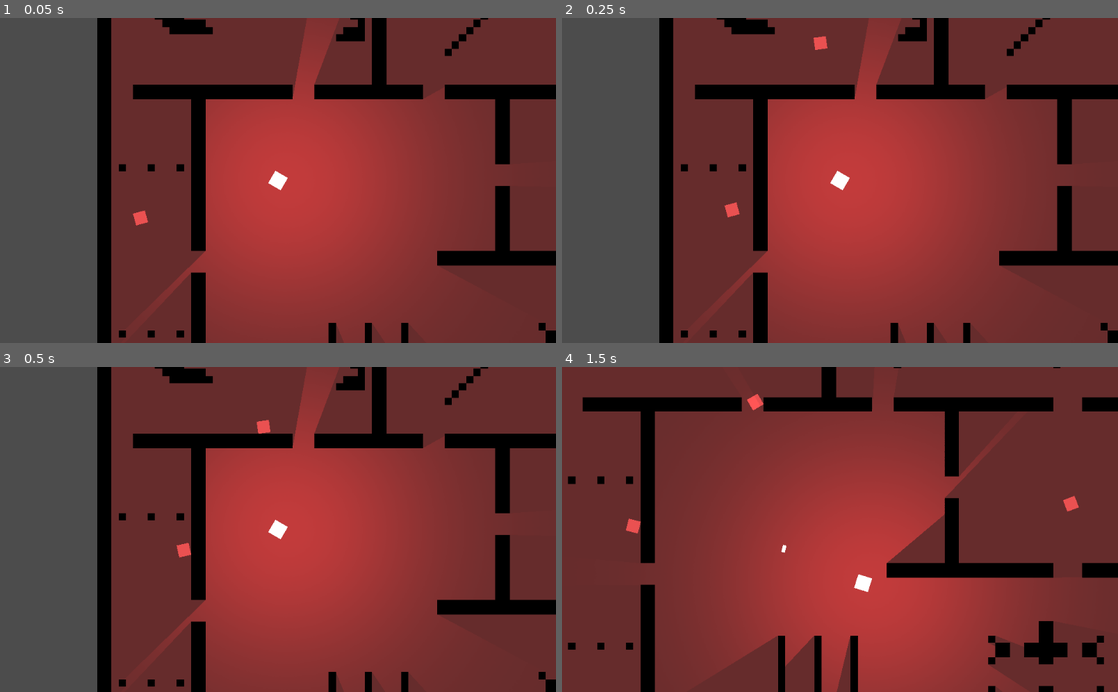
Above: before the commit, frames 1-4 (two rows, left to right).
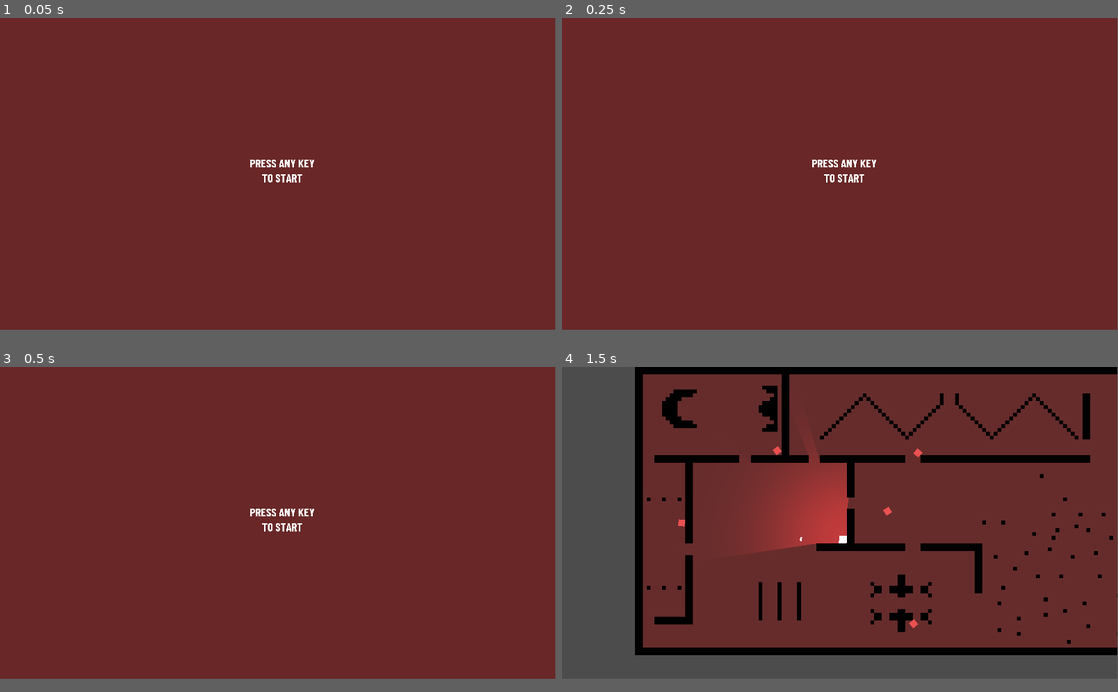
Above: after the commit, the same moments.

Repository: thundree/godot-practice
Game: Godot game, scene res://src/World.tscn
Same seed, same stepped clock (60 frames per second), same inputs: the game is played once before the commit and once after it.
Inputs (mouse positions are in pixels of both pictures, inside the frame that each line leads up to):
- Up to frame 1 (0.05 s): no input
- Up to frame 2 (0.25 s): no input
- Up to frame 3 (0.5 s): no input
- Up to frame 4 (1.5 s): tap Enter at 0.5, 0.6 s; move the mouse to (962, 513) at 0.52 s; hold D (right) 0.53-1.28 s; move the mouse to (728, 545) at 1.27 s; hold S (down) from 1.28 s (still down); click (728, 545) at 1.35 s
The window is 800x468 before the commit and 799x449 after it. Grey fills any space a smaller window leaves; there, only what the larger window draws over its background counts as a difference.

The runs differ from the first frame. In frame 1, 59% of the frame differs, in the area x 0-100%, y 0-100%; in frame 2, 59%; in frame 3, 59%; in frame 4, 60%.

Commit message:
TOPDOWN SHOOTER: Adds main menu and varios other features

Diff:
--- a/2d-topdown-shooter/project.godot
+++ b/2d-topdown-shooter/project.godot
@@ -16,6 +16,8 @@
 
 [display]
 
+window/size/width=1920
+window/size/height=1080
 window/size/borderless=true
 window/size/fullscreen=true
 
--- a/2d-topdown-shooter/src/Enemy.gd
+++ b/2d-topdown-shooter/src/Enemy.gd
@@ -6,7 +6,7 @@
 	pass # Replace with function body.
 
 
-func _physics_process(delta):
+func _physics_process(_delta):
 	var Player = get_parent().get_node("Player")
 
 	position += (Player.position - position) / 50
--- /dev/null
+++ b/2d-topdown-shooter/src/Match.tscn
@@ -0,0 +1,23 @@
+[gd_scene load_steps=3 format=2]
+
+[ext_resource path="res://src/Player.tscn" type="PackedScene" id=2]
+[ext_resource path="res://src/Enemy.tscn" type="PackedScene" id=3]
+
+[node name="Match" type="Node2D"]
+
+[node name="Player" parent="." instance=ExtResource( 2 )]
+
+[node name="Enemy1" parent="." instance=ExtResource( 3 )]
+position = Vector2( 800, 290 )
+
+[node name="Enemy2" parent="." instance=ExtResource( 3 )]
+position = Vector2( 631.363, 570.045 )
+
+[node name="Enemy3" parent="." instance=ExtResource( 3 )]
+position = Vector2( 973.045, 37.7 )
+
+[node name="Enemy4" parent="." instance=ExtResource( 3 )]
+position = Vector2( 170.752, 83.9499 )
+
+[node name="Enemy5" parent="." instance=ExtResource( 3 )]
+position = Vector2( 38.6096, 334.077 )
--- a/2d-topdown-shooter/src/Player.gd
+++ b/2d-topdown-shooter/src/Player.gd
@@ -11,7 +11,7 @@
 	pass # Replace with function body.
 
 
-func _physics_process(delta):
+func _physics_process(_delta):
 	var motion = Vector2()
 
 	if Input.is_action_pressed("up"):
--- /dev/null
+++ b/2d-topdown-shooter/src/Player.tscn
@@ -0,0 +1,41 @@
+[gd_scene load_steps=6 format=2]
+
+[ext_resource path="res://assets/spotlight.png" type="Texture" id=1]
+[ext_resource path="res://assets/player_sprite.png" type="Texture" id=2]
+[ext_resource path="res://src/Player.gd" type="Script" id=3]
+
+[sub_resource type="RectangleShape2D" id=1]
+extents = Vector2( 8, 8 )
+
+[sub_resource type="RectangleShape2D" id=2]
+extents = Vector2( 9, 9 )
+
+[node name="Player" type="KinematicBody2D"]
+position = Vector2( 200, 290 )
+scale = Vector2( 1, 0.994658 )
+script = ExtResource( 3 )
+
+[node name="CollisionShape2D" type="CollisionShape2D" parent="."]
+shape = SubResource( 1 )
+
+[node name="Sprite" type="Sprite" parent="."]
+position = Vector2( -0.031374, -0.031374 )
+scale = Vector2( 1.99216, 1.99216 )
+texture = ExtResource( 2 )
+
+[node name="Area2D" type="Area2D" parent="."]
+
+[node name="CollisionShape2D" type="CollisionShape2D" parent="Area2D"]
+shape = SubResource( 2 )
+
+[node name="Camera2D" type="Camera2D" parent="."]
+current = true
+zoom = Vector2( 0.6, 0.6 )
+smoothing_enabled = true
+
+[node name="Light2D" type="Light2D" parent="."]
+texture = ExtResource( 1 )
+color = Color( 1, 0.429688, 0.429688, 1 )
+shadow_enabled = true
+
+[connection signal="body_entered" from="Area2D" to="." method="_on_Area2D_body_entered"]
--- /dev/null
+++ b/2d-topdown-shooter/src/StartMenu.gd
@@ -0,0 +1,7 @@
+extends Control
+
+func _ready():
+	var dynamic_font = DynamicFont.new()
+	dynamic_font.font_data = load("res://assets/BarlowCondensed-Bold.ttf")
+	dynamic_font.size = 40
+	$Label.set("custom_fonts/font", dynamic_font)
--- /dev/null
+++ b/2d-topdown-shooter/src/World.gd
@@ -0,0 +1,19 @@
+extends Node2D
+
+var Match = preload("res://src/Match.tscn")
+var match_ongoing = false
+
+func start_game():
+	match_ongoing = true
+	$StartMenu.visible = false
+	add_child(Match.instance())
+
+func reset_game():
+	match_ongoing = false
+	$StartMenu.visible = true
+	$Match.queue_free()
+
+func _input(event):
+	if event is InputEventKey and event.pressed and not match_ongoing:
+		if event.scancode != KEY_ENTER:
+			start_game()
--- a/2d-topdown-shooter/src/World.tscn
+++ b/2d-topdown-shooter/src/World.tscn
@@ -1,18 +1,12 @@
-[gd_scene load_steps=8 format=2]
+[gd_scene load_steps=5 format=2]
 
 [ext_resource path="res://assets/player_sprite.png" type="Texture" id=1]
-[ext_resource path="res://src/Player.gd" type="Script" id=2]
-[ext_resource path="res://src/Enemy.tscn" type="PackedScene" id=3]
+[ext_resource path="res://src/StartMenu.gd" type="Script" id=2]
 [ext_resource path="res://src/wall.tres" type="TileSet" id=4]
-[ext_resource path="res://assets/spotlight.png" type="Texture" id=5]
-
-[sub_resource type="RectangleShape2D" id=1]
-extents = Vector2( 8, 8 )
-
-[sub_resource type="RectangleShape2D" id=2]
-extents = Vector2( 9, 9 )
+[ext_resource path="res://src/World.gd" type="Script" id=6]
 
 [node name="World" type="Node2D"]
+script = ExtResource( 6 )
 
 [node name="Background" type="Sprite" parent="."]
 modulate = Color( 0.415686, 0.156863, 0.156863, 0.87451 )
@@ -26,47 +20,31 @@
 format = 1
 tile_data = PoolIntArray( 0, 0, 0, 1, 0, 0, 2, 0, 0, 3, 0, 0, 4, 0, 0, 5, 0, 0, 6, 0, 0, 7, 0, 0, 8, 0, 0, 9, 0, 0, 10, …(22598 unchanged characters)…
 
-[node name="Player" type="KinematicBody2D" parent="."]
-position = Vector2( 200, 290 )
-scale = Vector2( 1, 0.994658 )
+[node name="StartMenu" type="Control" parent="."]
+margin_right = 1024.0
+margin_bottom = 600.0
 script = ExtResource( 2 )
+__meta__ = {
+"_edit_use_anchors_": false
+}
 
-[node name="CollisionShape2D" type="CollisionShape2D" parent="Player"]
-shape = SubResource( 1 )
+[node name="ColorRect" type="ColorRect" parent="StartMenu"]
+modulate = Color( 0.415686, 0.156863, 0.156863, 1 )
+margin_right = 1920.0
+margin_bottom = 1080.0
+__meta__ = {
+"_edit_use_anchors_": false
+}
 
-[node name="Sprite" type="Sprite" parent="Player"]
-position = Vector2( -0.031374, -0.031374 )
-scale = Vector2( 1.99216, 1.99216 )
-texture = ExtResource( 1 )
-
-[node name="Area2D" type="Area2D" parent="Player"]
-
-[node name="CollisionShape2D" type="CollisionShape2D" parent="Player/Area2D"]
-shape = SubResource( 2 )
-
-[node name="Camera2D" type="Camera2D" parent="Player"]
-current = true
-zoom = Vector2( 0.6, 0.6 )
-smoothing_enabled = true
-
-[node name="Light2D" type="Light2D" parent="Player"]
-texture = ExtResource( 5 )
-color = Color( 1, 0.429688, 0.429688, 1 )
-shadow_enabled = true
-
-[node name="Enemy1" parent="." instance=ExtResource( 3 )]
-position = Vector2( 800, 290 )
-
-[node name="Enemy2" parent="." instance=ExtResource( 3 )]
-position = Vector2( 631.363, 570.045 )
-
-[node name="Enemy3" parent="." instance=ExtResource( 3 )]
-position = Vector2( 973.045, 37.7 )
-
-[node name="Enemy4" parent="." instance=ExtResource( 3 )]
-position = Vector2( 170.752, 83.9499 )
-
-[node name="Enemy5" parent="." instance=ExtResource( 3 )]
-position = Vector2( 38.6096, 334.077 )
-
-[connection signal="body_entered" from="Player/Area2D" to="Player" method="_on_Area2D_body_entered"]
+[node name="Label" type="Label" parent="StartMenu"]
+margin_left = 864.0
+margin_top = 464.0
+margin_right = 1056.0
+margin_bottom = 592.0
+text = "PRESS ANY KEY
+TO START"
+align = 1
+valign = 1
+__meta__ = {
+"_edit_use_anchors_": false
+}
Binary file added: 2d-topdown-shooter/assets/BarlowCondensed-Bold.ttf
